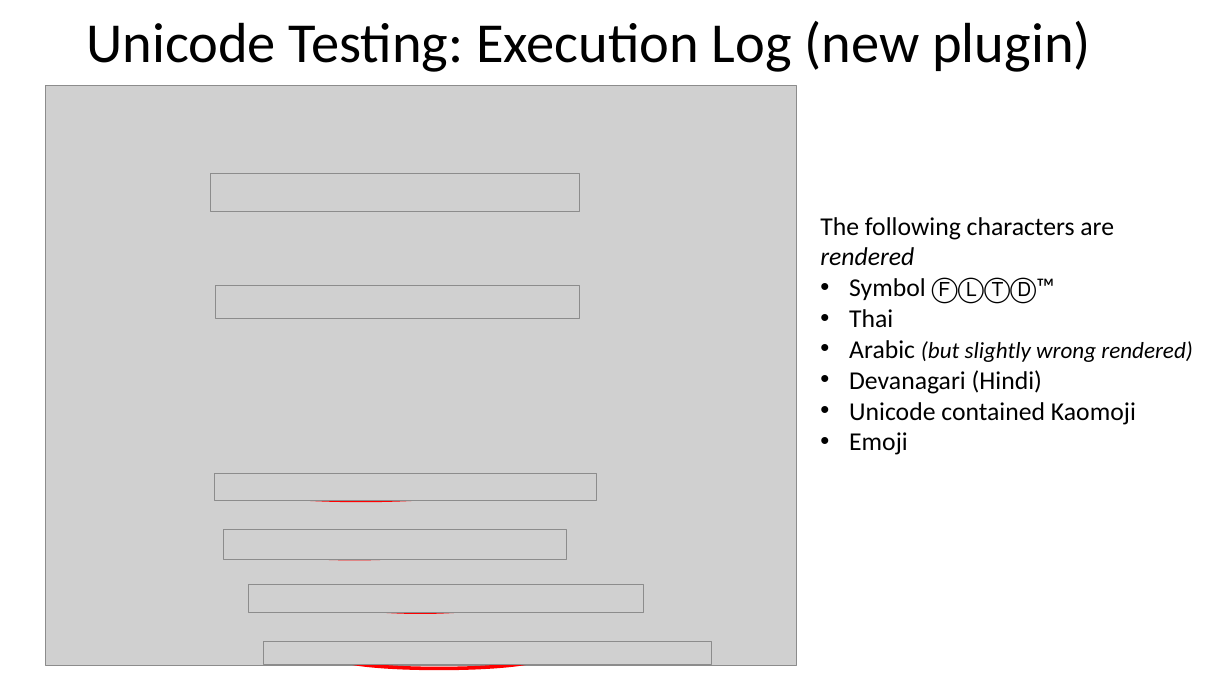
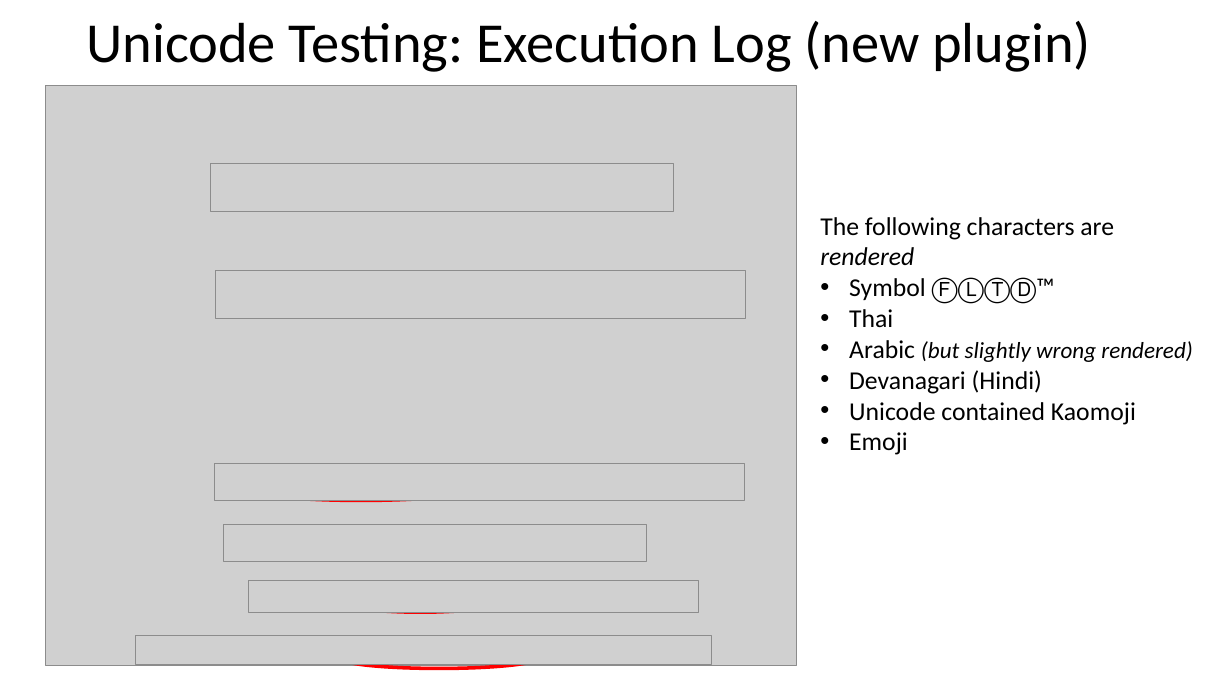
Before and after one commit to cosmo0920/fluentd-meetup-slide-20190717, a slide deck: slide 26 of Fluentd meetup 2019.pptx. Drawn at 1232x693 pixels with LibreOffice and Linux fonts; fonts in the diff are those of the drawing; grey boxes stand for pictures. Boxes give left, top, right and bottom in pixels: in the first picture for what was removed or moved away, otherwise in the second. Text is boxed around its words. In the diff, an @@ line names an element or a change of style, - is before the commit and + after.

```diff
--- a/Fluentd meetup 2019.pptx
+++ b/Fluentd meetup 2019.pptx
@@ picture: place and size @@
-picture at (211,173,580,211)
+picture at (211,164,674,212)
@@ picture: place and size @@
-picture at (215,286,579,319)
+picture at (215,271,745,319)
@@ picture: place and size @@
-picture at (214,473,597,500)
+picture at (214,463,745,500)
@@ picture: place and size @@
-picture at (224,530,567,560)
+picture at (224,524,647,561)
@@ ellipse removed at (258,535,452,559) @@
@@ picture: place and size @@
-picture at (249,584,643,612)
+picture at (249,580,699,613)
@@ picture: place and size @@
-picture at (263,641,712,665)
+picture at (136,635,712,665)
```
Also in this commit, not shown: 3 other slides changed, 1 other file.
